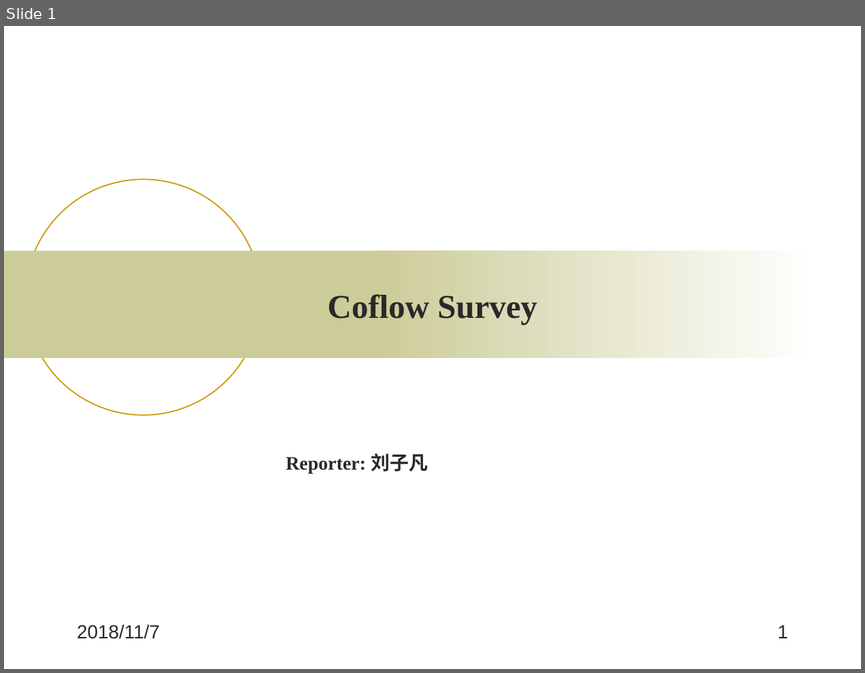
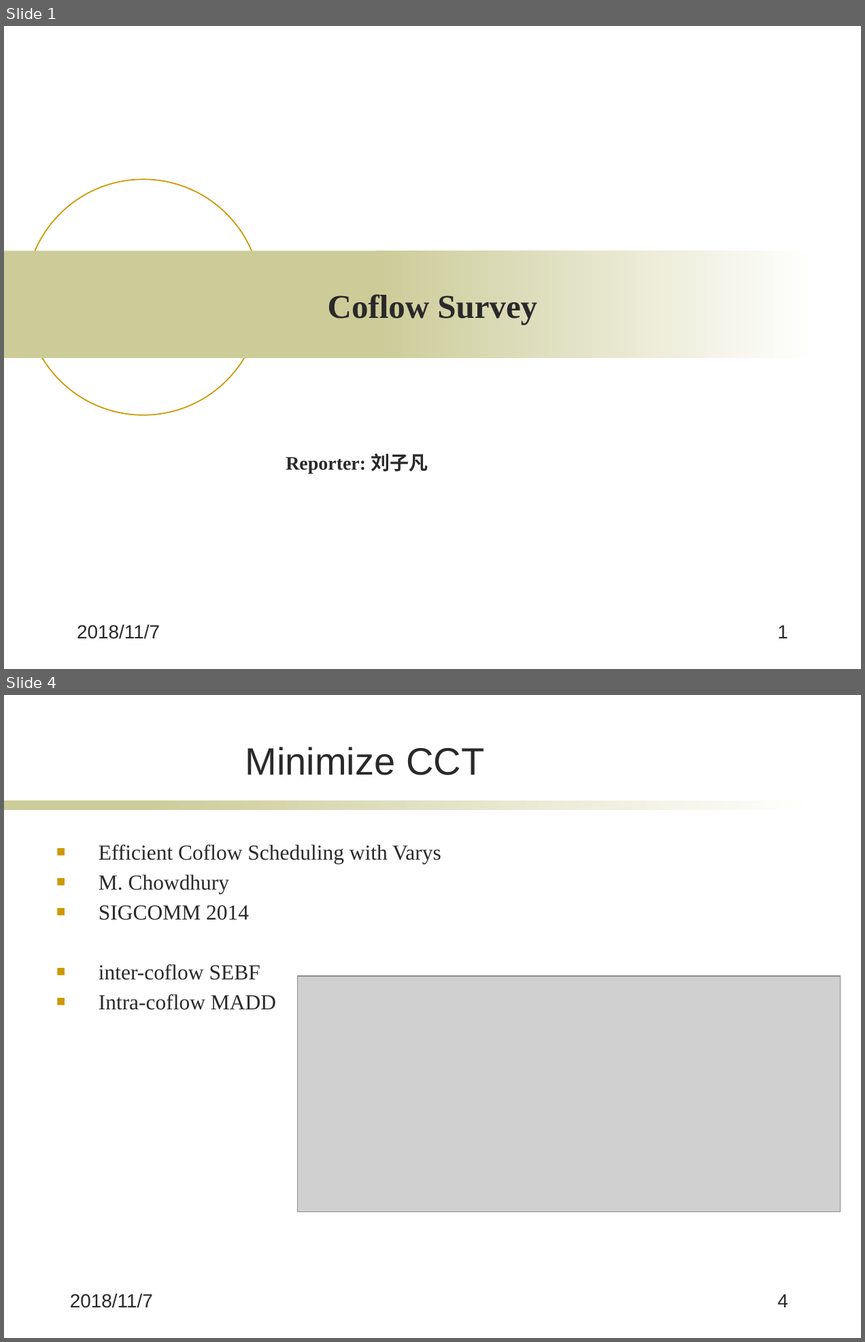
Before and after one commit to jkfhklh/papers-reading, a slide deck: 报告/coflow survey.pptx. Shown one above the other, each under a label of ours: slide 1 before the commit, slides 1 and 4 after it; the slides between them are not shown. The pictures are 865x673 and 865x1342 pixels, drawn with LibreOffice and Linux fonts; fonts in the diff are those of the drawing; grey boxes stand for pictures; background and template pictures are left out. Boxes give left, top, right and bottom in pixels: in the first picture for what was removed or moved away, otherwise in the second. Text is boxed around its words. In the diff, an @@ line names an element or a change of style, - is before the commit and + after.

```diff
--- a/报告/coflow survey.pptx
+++ b/报告/coflow survey.pptx
@@ slide 4 added at <box>4,695,861,1338</box>, background #FFFFFF @@
@@ title added at <box>245,747,484,775</box>, 32 pt, text #292929 @@
+Minimize CCT
@@ rectangle added at <box>4,800,204,810</box>, fill #CCCC99 @@
@@ rectangle added at <box>139,800,818,810</box>, fill gradient #CCCC99 to #FFFFFF @@
@@ text added at <box>99,845,441,1010</box>, 18 pt, text #292929 @@
+■ Efficient Coflow Scheduling with Varys
+■ M. Chowdhury
+■ SIGCOMM 2014
+■ inter-coflow SEBF
+■ Intra-coflow MADD
@@ picture added at <box>298,976,840,1212</box> @@
@@ text added at <box>70,1293,153,1308</box>, 16 pt, text #292929 @@
+2018/11/7
@@ page number added at <box>777,1293,788,1307</box>, 16 pt, text #292929 @@
+4
```
Also in this commit, not shown: 1 slide changed, 15 other slides added, 2 other files.
